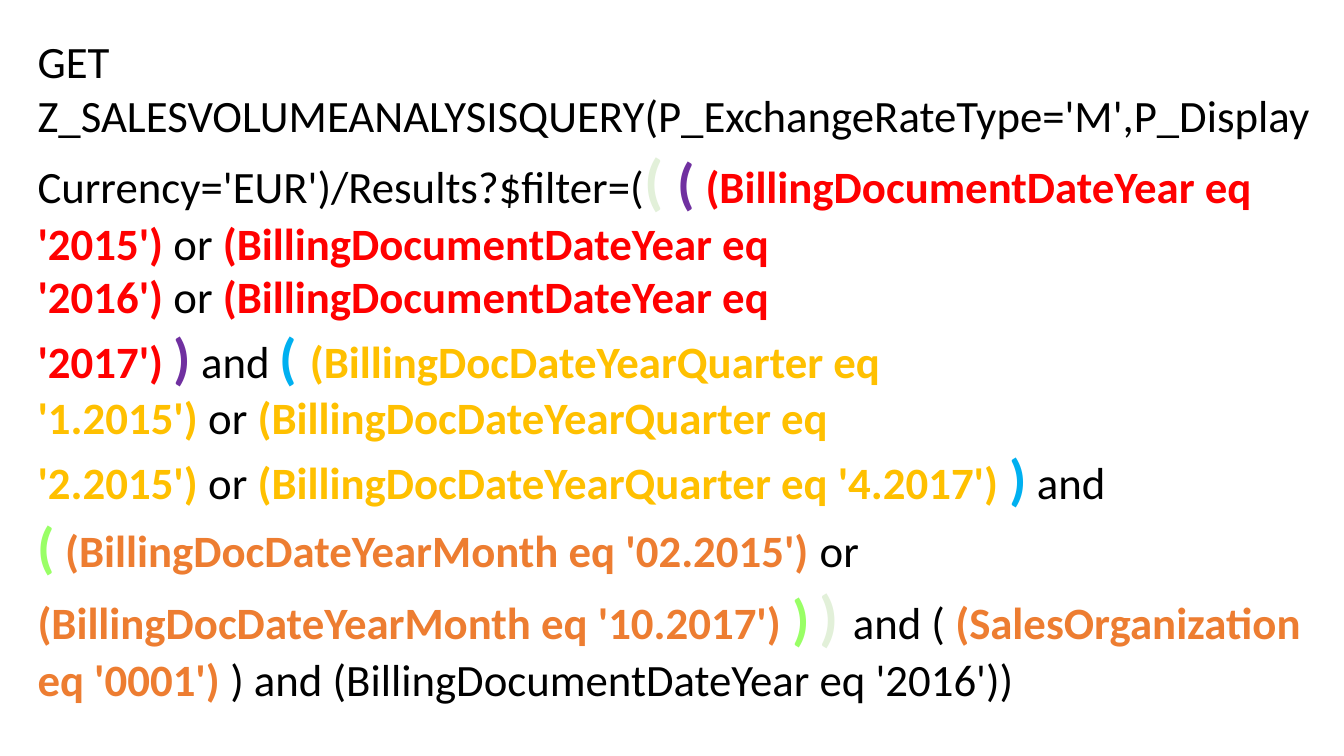
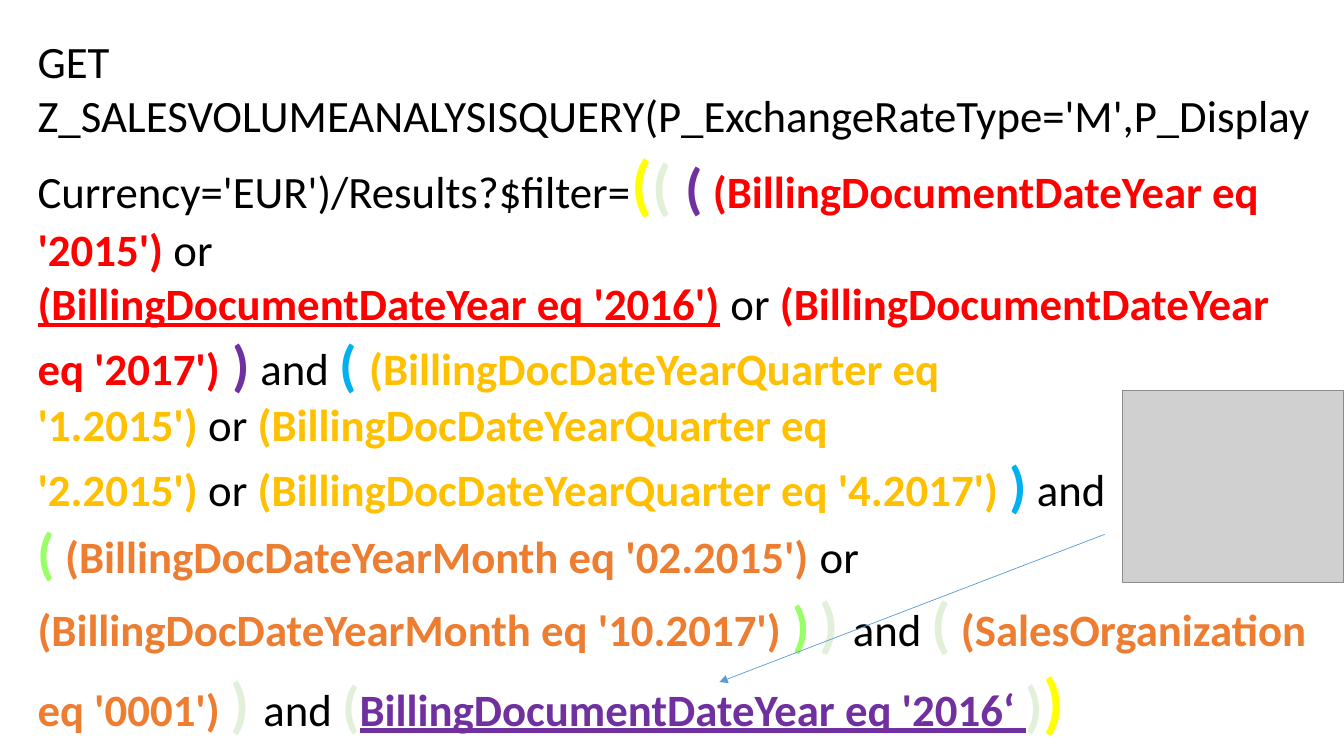
Before and after one commit to Aashish28/jerryslide, a slide deck: slide 28 of Jerry.pptx. Drawn at 1344x756 pixels with LibreOffice and Linux fonts; fonts in the diff are those of the drawing; grey boxes stand for pictures. Boxes give left, top, right and bottom in pixels: in the first picture for what was removed or moved away, otherwise in the second. Text is boxed around its words. In the diff, an @@ line names an element or a change of style, - is before the commit and + after.

Commit message:
APF slide

```diff
--- a/Jerry.pptx
+++ b/Jerry.pptx
@@ text at (x1=38, y1=49, x2=1310, y2=734): text changed @@
-GET Z_SALESVOLUMEANALYSISQUERY(P_ExchangeRateType='M',P_DisplayCurrency='EUR')/Results?$filter=(( ( (BillingDocumentDateYear eq '2015') or (BillingDocumentDateYear eq '2016') or (BillingDocumentDateYear eq '2017') ) and ( (BillingDocDateYearQuarter eq '1.2015') or (BillingDocDateYearQuarter eq '2.2015') or (BillingDocDateYearQuarter eq '4.2017') ) and ( (BillingDocDateYearMonth eq '02.2015') or (BillingDocDateYearMonth eq '10.2017') ) ) and ( (SalesOrganization eq '0001') ) and (BillingDocumentDateYear eq '2016'))
+GET Z_SALESVOLUMEANALYSISQUERY(P_ExchangeRateType='M',P_DisplayCurrency='EUR')/Results?$filter=(( ( (BillingDocumentDateYear eq '2015') or
+(BillingDocumentDateYear eq '2016') or (BillingDocumentDateYear eq '2017') ) and ( (BillingDocDateYearQuarter eq '1.2015') or (BillingDocDateYearQuarter eq '2.2015') or (BillingDocDateYearQuarter eq '4.2017') ) and ( (BillingDocDateYearMonth eq '02.2015') or (BillingDocDateYearMonth eq '10.2017') ) ) and ( (SalesOrganization eq '0001') ) and (BillingDocumentDateYear eq '2016‘ ))
@@ picture added at (x1=1123, y1=390, x2=1344, y2=582) @@
@@ arrow added from (1105, 534) to (720, 683), #5B9BD5 0.5 pt @@
```
